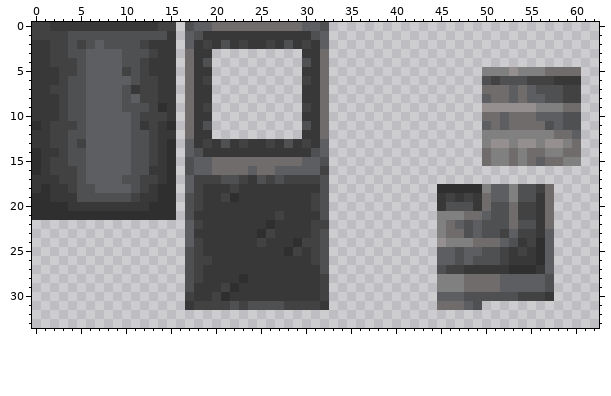
Edited in one commit: pixel-art sprite (src/assets/gauntlet/textures/decoration/trash/ornate_trashcan_inner.png). Above is the file before it was changed.
The file is 64x64 pixels. Shown: x 0..62, y 0..33.
The same view after the edit:
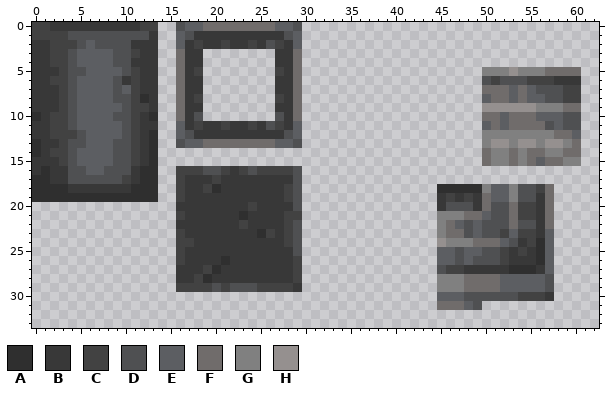
Palette (. is transparent): A #2f2f2f  B #383838  C #424242  D #4f5052  E #5c5e62  F #706c6b  G #808080  H #95908f
From old to new:
y 0: x 12..17 BBCC.D -> CC..DE; x 19 E -> F; x 27..32 FFFEED -> EED...
y 1: x 13..18 DDB.ED -> B..EDB; x 28..32 BBBDE -> DE...
y 2: x 4..7 DCDE -> CDED; x 11..12 DC -> BB; x 14..19 BB.EBC -> ..EBCB; x 21 D -> C; x 23..24 CB -> BC; x 26..32 CBDBCBE -> DCBE...
y 3: x 5 D -> E; x 9 E -> D; x 11..17 DDCBB.F -> CBB..FB; x 19 B -> .; x 27..32 ...BBF -> BBF...
y 4: x 4..5 CD -> DE; x 9 E -> D; x 11..12 DC -> BB; x 14..17 BB.F -> ..FB; x 19 D -> .; x 27..32 ...DBF -> BBF...
y 5: x 4 C -> D; x 10..12 CDC -> DCB; x 14..19 BB.FBB -> ..FBC.; x 27..32 ...BBF -> CBF...
y 6: x 2 B -> C; x 5 D -> E; x 9..17 EEDCCBB.F -> DBCBB..FB; x 19 C -> .; x 27..32 ...CBF -> BBF...
y 7: x 2 C -> B; x 5 D -> E; x 9..17 EDBCCBB.F -> DECBB..FB; x 19 B -> .; x 27..32 ...BBF -> BBF...
y 8: x 5 D -> E; x 9 E -> D; x 11..19 ECCBB.FBB -> CAB..FBC.; x 27..32 ...BBF -> CBF...
y 9: x 5 D -> E; x 11..17 DDCAB.F -> CCB..FB; x 19 C -> .; x 27..32 ...CBF -> BBF...
y 10: x 0 B -> A; x 2 B -> C; x 5 D -> E; x 9..19 EEDCCCB.FBB -> DDCBA..FBD.; x 27..32 ...BBF -> DBF...
y 11: x 0 A -> B; x 4..5 CD -> DE; x 10..11 ED -> DC; x 13..32 CBA.FBD..........DBF -> B..EBCBBCBBCBDCBE...
y 12: x 4 D -> C; x 10..17 EDDCBB.F -> DCBA..ED; x 20..32 ..........BBF -> BBBBBBBBDE...
y 13: x 0 B -> A; x 2 C -> B; x 5 C -> D; x 9..16 EEDDCBA. -> DDCBA..D; x 18..32 BCBDBCBBCBDBCBE -> EFFFFFFFFEED...
y 14: x 2 B -> C; x 5 D -> E; x 9..15 EEDDCBA -> DDCBA..; x 17..32 EDBBBBBBBBBBBBDE -> ................
y 15: x 0 A -> B; x 2 C -> B; x 5 D -> E; x 9..15 EEDDCBA -> DDCBA..; x 17..32 DEEFFFFFFFFFFEED -> ................
y 16: x 0..4 ABCCC -> BABBD; x 8..32 EEEDDBBA.DEEFFFFEFFEEEEEC -> DDDBAA..CCCDDCBCDCCCCD...
y 17: x 0..1 BB -> AA; x 3..4 CC -> BD; x 6..19 EEEEDDCCBA.ECC -> DDDDCBAA..CBBB; x 21..23 DDC -> BBB; x 25..32 DCDCCCCD -> BBBBD...
y 18: x 0 B -> A; x 2..20 BBCDDEEEEDCBAA.ECBB -> AABBBBBBBAAA..CBBCA; x 22 C -> B; x 28..32 BBBBD -> CD...
y 19: x 2..18 BBBDDDDDDCBBAA.DC -> AAAAAAAAAAAA..CBB; x 21..22 CA -> BB; x 28..32 BBBCD -> CD...
y 20: x 0..18 AAAABBBBBBBBBAAA.DC -> ................BBB; x 24 B -> C; x 29..32 BBCD -> D...
y 21: x 0..17 AAAAAAAAAAAAAAAA.D -> ................CB; x 23 B -> A; x 27..32 CBBBBD -> BCC...
y 22: x 16..18 .EC -> BBB; x 23 B -> C; x 26 A -> B; x 28..32 BBBCC -> CD...
y 23: x 16..17 .E -> CB; x 28..32 BBBCD -> CD...
y 24: x 16..18 .EC -> CCB; x 25 C -> B; x 28..32 BACCD -> CD...
y 25: x 16..18 .DC -> CBB; x 28..32 ACBCD -> BD...
y 26: x 16..19 .DCC -> CBBB; x 21 B -> A; x 29..32 BBCD -> C...
y 27: x 16..20 .DCBB -> BBBCA; x 29..32 BBBD -> C...
y 28: x 16..17 .D -> BB; x 19 B -> A; x 23 A -> B; x 29..32 BBBC -> C...
y 29: x 16..20 .DBBB -> CCCCD; x 22..28 ABBBBBB -> DDDCCCC; x 30..32 BBC -> ...
y 30: x 17..32 CBBCABBBBBBBBBBC -> ................
y 31: x 17..32 BCCCCDCDDDDCCCCB -> ................
Pixel boxes of the changes (left, top, right, bottom) in both pictures:
changed: (32, 22, 329, 310)
